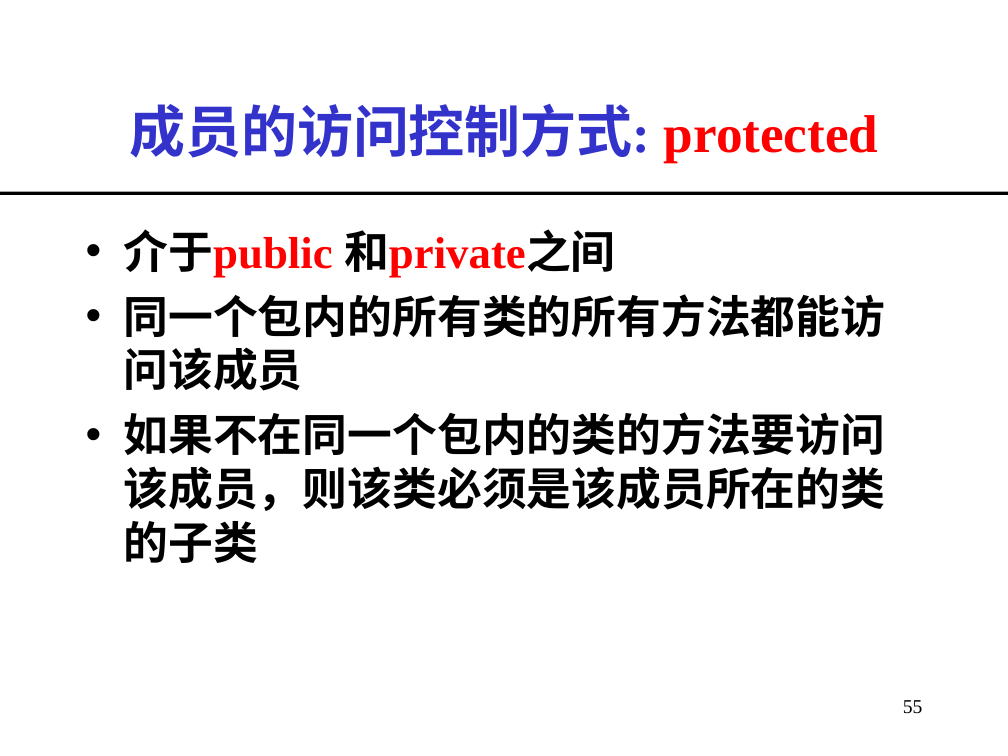
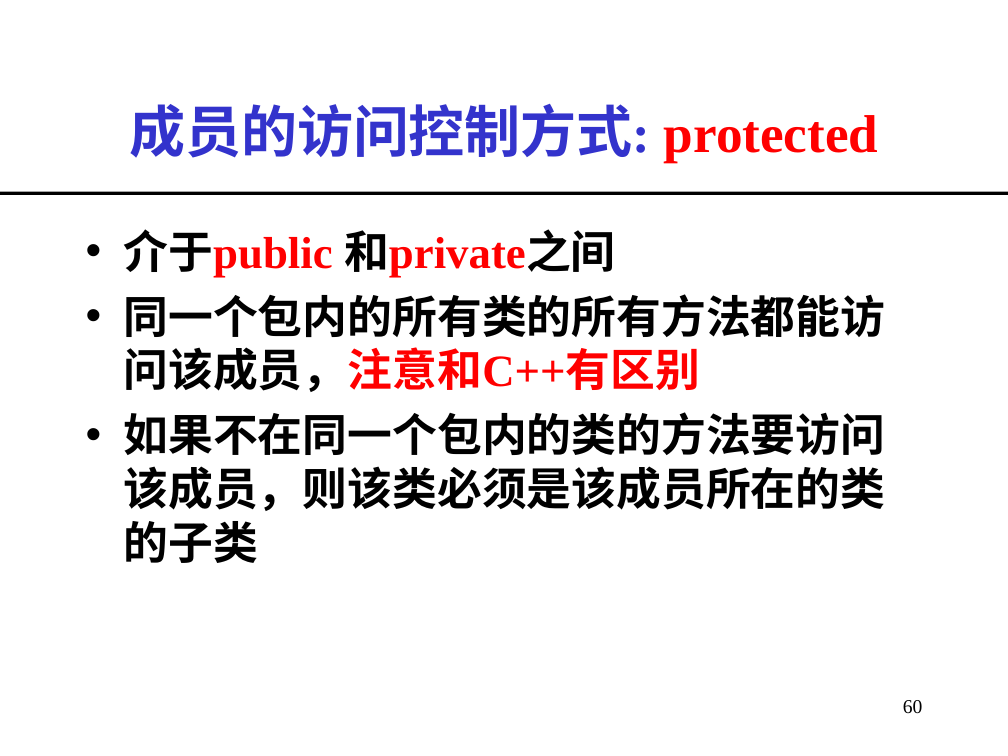
Before and after one commit to imwyw/Java, a slide deck: slide 60 of PPT/javaCh03_面向对象程序设计.ppt (slide 55 before the commit). Drawn at 1008x756 pixels with LibreOffice and Linux fonts; fonts in the diff are those of the drawing. Boxes give left, top, right and bottom in pixels: in the first picture for what was removed or moved away, otherwise in the second. Text is boxed around its words. In the diff, an @@ line names an element or a change of style, - is before the commit and + after.

```diff
--- a/PPT/javaCh03_面向对象程序设计.ppt
+++ b/PPT/javaCh03_面向对象程序设计.ppt
@@ text at box(123, 294, 885, 392): text changed @@
-• 同一个包内的所有类的所有方法都能访问该成员
+• 同一个包内的所有类的所有方法都能访问该成员，注意和C++有区别
@@ page number at box(903, 700, 923, 714): text changed @@
-55
+60
```
Also in this commit, not shown: 5 other slides changed, 24 slides added, 13 slides removed.
